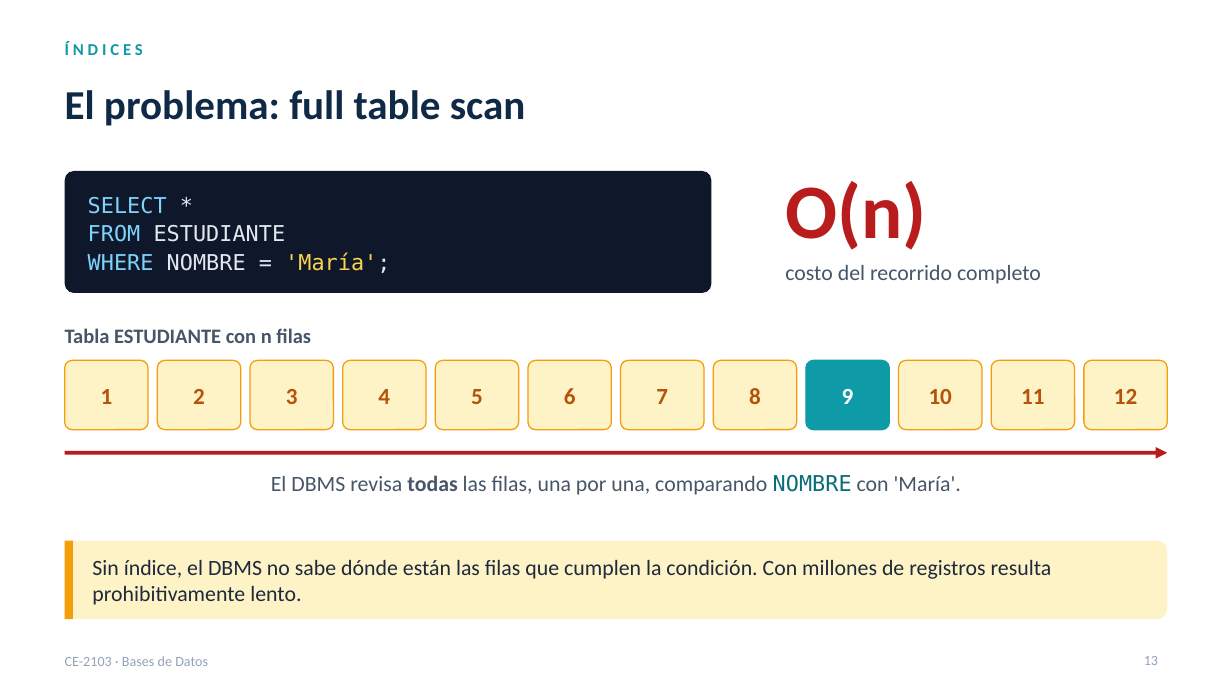
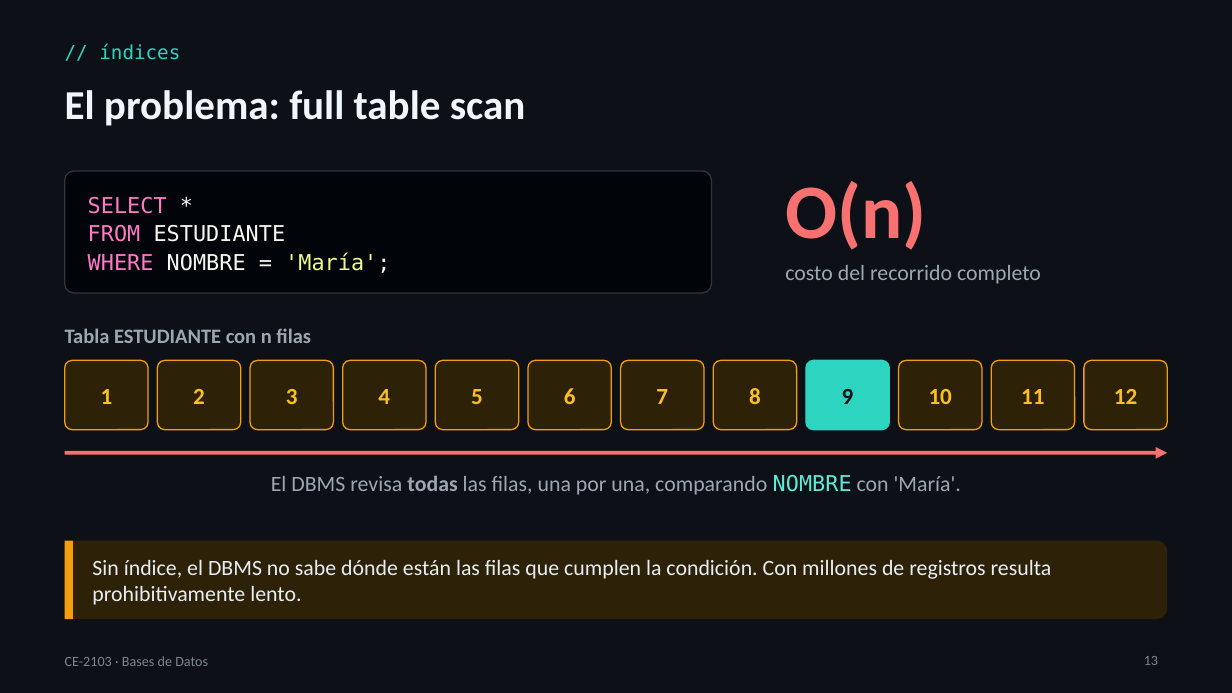
Before and after one commit to itcr-computer-engineering/data-structures-and-algorithms, a slide deck: slide 13 of presentaciones/ce-2103/Lección 08 - Bases de Datos.pptx. Drawn at 1232x693 pixels with LibreOffice and Linux fonts; fonts in the diff are those of the drawing. Boxes give left, top, right and bottom in pixels: in the first picture for what was removed or moved away, otherwise in the second. Text is boxed around its words. In the diff, an @@ line names an element or a change of style, - is before the commit and + after.

```diff
--- a/presentaciones/ce-2103/Lección 08 - Bases de Datos.pptx
+++ b/presentaciones/ce-2103/Lección 08 - Bases de Datos.pptx
@@ background #FFFFFF to #0D1117 @@
@@ text "// índices" at box(99, 44, 180, 60): vertical alignment top to middle @@
@@ text at box(99, 44, 180, 60): text changed; size 13 to 15 pt; font Calibri to DejaVu Sans Mono; text colour #0E9AA7 to #2DD4BF; bold off @@
-ÍNDICES
+// índices
@@ text "El problema: full table scan" at box(65, 90, 526, 126): text colour #0F2A47 to #F0F6FC @@
@@ rounded rectangle at box(65, 171, 712, 293): fill #0F172A to #010409; outline none to #30363D 1 pt @@
@@ text "O(n)" at box(785, 181, 926, 250): text colour #B91C1C to #F87171 @@
@@ text "SELECT *" at box(88, 196, 390, 273): text colour #7DD3FC to #FF79C6 in "SELECT", "FROM", "WHERE"; text colour #E2E8F0 to #F8F8F2 in "*", "ESTUDIANTE", "NOMBRE = 'María';"; text colour #FCD34D to #F1FA8C in "'María';" @@
@@ text "costo del recorrido completo" at box(785, 265, 1041, 284): text colour #475569 to #9DA7B3 @@
@@ text "Tabla ESTUDIANTE con n filas" at box(65, 328, 311, 343): text colour #475569 to #9DA7B3 @@
@@ rounded rectangle "9" at box(806, 360, 889, 430): text colour #FFFFFF to #0D1117; fill #0E9AA7 to #2DD4BF; outline #0E9AA7 1 pt to #2DD4BF 1 pt @@
@@ text colour #B45309 to #FBBF24; fill #FEF3C7 to #2D2208 in 11 elements at box(65, 360, 148, 430), box(157, 360, 240, 430), box(250, 360, 334, 430), box(343, 360, 426, 430), box(435, 360, 518, 430), box(528, 360, 611, 430), box(621, 360, 704, 430), box(714, 360, 797, 430), box(898, 360, 982, 430), box(992, 360, 1075, 430), box(1084, 360, 1167, 430) @@
@@ text "El DBMS revisa todas las ..." at box(271, 475, 961, 495): text colour #475569 to #9DA7B3; text colour #0A6E78 to #5EEAD4 in "NOMBRE" @@
@@ arrow (65, 453) - (1167, 453): stroke #B91C1C 3 pt to #F87171 3 pt @@
@@ rounded rectangle at box(65, 541, 1167, 619): fill #FEF3C7 to #2D2208 @@
@@ text "Sin índice, el DBMS no ..." at box(92, 560, 1052, 605): text colour #1E293B to #E6EDF3 @@
@@ text "CE-2103 · Bases de Datos" at box(65, 656, 208, 666): text colour #94A3B8 to #7D8590 @@
@@ page number at box(1144, 656, 1158, 665): text colour #94A3B8 to #7D8590 @@
```
Also in this commit, not shown: 29 other slides changed, 11 slides added, 8 other files.
